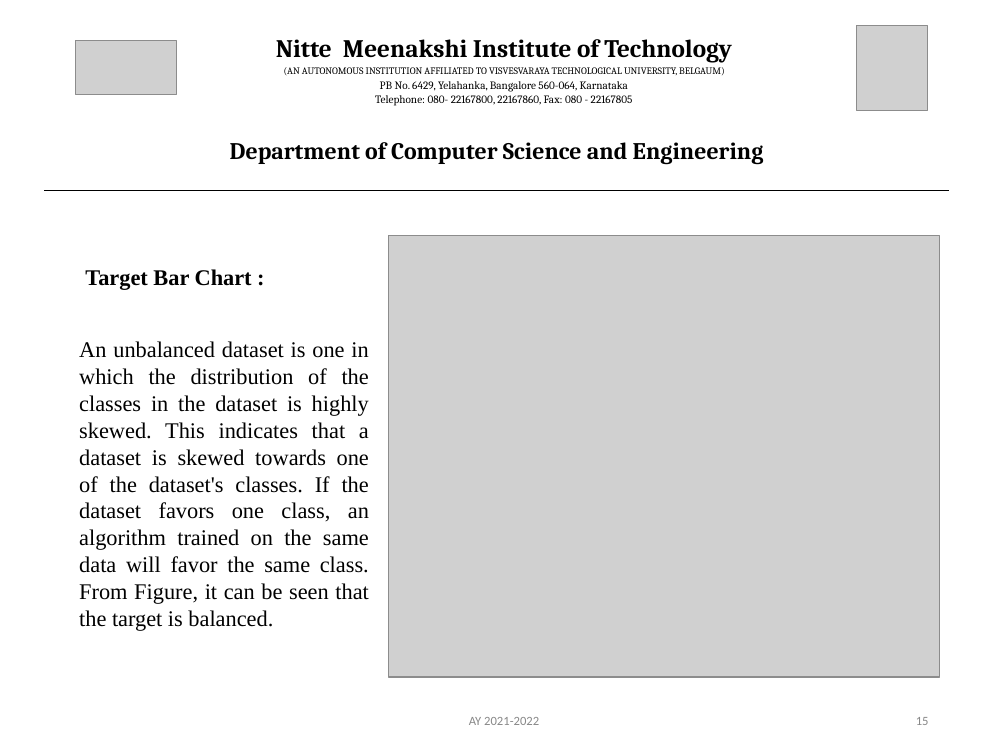
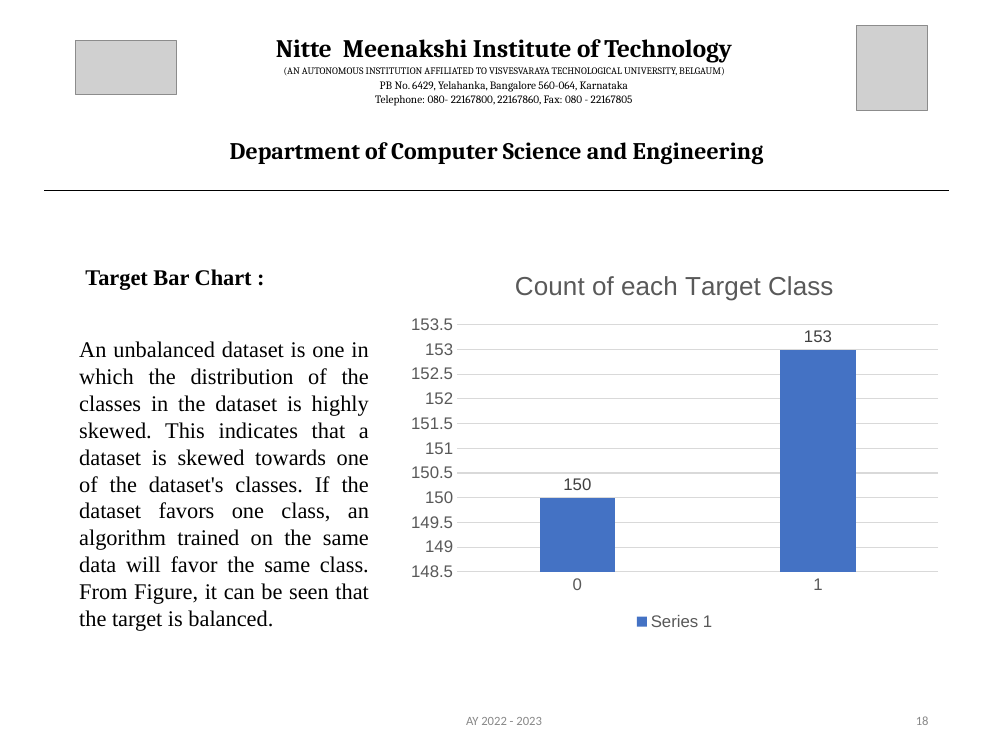
Before and after one commit to Anubhav4380/heartdiseaseprediction, a slide deck: slide 18 of docs/18PCS_36_Final_PPT.pptx (slide 15 before the commit). Drawn at 1008x756 pixels with LibreOffice and Linux fonts; fonts in the diff are those of the drawing; grey boxes stand for pictures. Boxes give left, top, right and bottom in pixels: in the first picture for what was removed or moved away, otherwise in the second. Text is boxed around its words. In the diff, an @@ line names an element or a change of style, - is before the commit and + after.

```diff
--- a/docs/18PCS_36_Final_PPT.pptx
+++ b/docs/18PCS_36_Final_PPT.pptx
@@ picture removed at box(388, 235, 938, 676) @@
@@ column chart added at box(400, 250, 950, 634) @@
+title "Count of each Target Class "
+categories: 0, 1
+Series 1: 150, 153
@@ text at box(466, 717, 542, 725): text changed @@
-AY 2021-2022
+AY 2022 - 2023
@@ page number at box(916, 716, 929, 725): text changed @@
-15
+18
```
Also in this commit, not shown: 33 other slides changed, 2 slides added, 7 other files.
